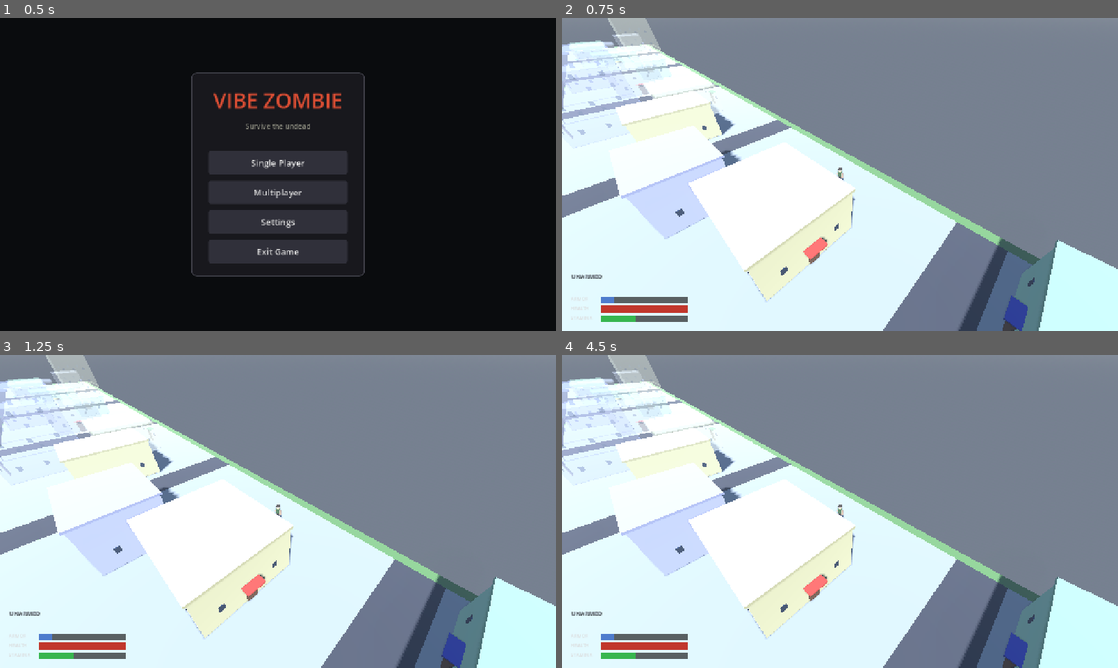
Above: before the commit, frames 1-4 (two rows, left to right).
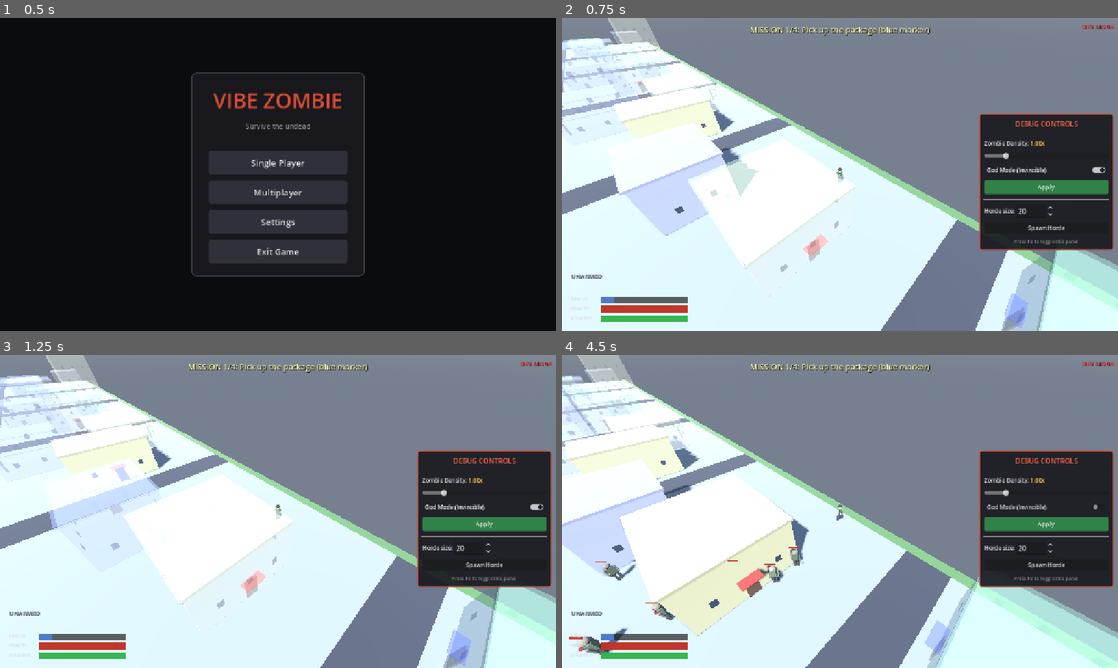
Above: after the commit, the same moments.

Repository: shaoqian2001/vibe-zombie
Game: Godot game, scene res://scenes/TitleMenu.tscn
Same seed, same stepped clock (60 frames per second), same inputs: the game is played once before the commit and once after it.
Inputs (mouse positions are in pixels of both pictures, inside the frame that each line leads up to):
- Up to frame 1 (0.5 s): no input
- Up to frame 2 (0.75 s): click "Single Player" at 0.5 s
- Up to frame 3 (1.25 s): no input
- Up to frame 4 (4.5 s): click (1045, 508) at 1.25 s, where only the run after the commit has a clickable "God Mode (Invincible)"; click (1045, 524) at 2 s, where only the run after the commit has a clickable "Apply"; click (1045, 564) at 2.75 s, where only the run after the commit has a clickable "Spawn Horde"; tap F (interact) at 3.5 s; move the mouse to (962, 495) at 3.52 s; hold D (move_right) 3.53-4.28 s; hold F (interact) 3.53-4.28 s; move the mouse to (728, 527) at 4.27 s; hold S (move_backward) from 4.28 s (still down); click (728, 527) at 4.35 s

Frame 1 is identical in both runs. In frame 2, 23% of the frame differs, in the area x 0-100%, y 1-100%; in frame 3, 25%; in frame 4, 48%, in the area x 0-100%, y 0-100%.
Error before the commit: Parse Error: Constant "RECOIL_DECAY" has the same name as a previously declared constant. (res://scripts/player.gd:68)

Commit message:
fix: drop duplicate RECOIL_DECAY constant from merge
The character-weapon-item merge auto-merged origin's recoil block in
beside the one I added during conflict resolution, leaving two
identical const RECOIL_DECAY := 9.0 declarations and a parser error
("Constant has the same name as a previously declared constant").
Remove my duplicate; origin's block stays.

https://claude.ai/code/session_01EGc4ZyGV6QfgVP12fuCB9t

Diff:
--- a/scripts/player.gd
+++ b/scripts/player.gd
@@ -18,12 +18,6 @@
 var health: float = HEALTH_MAX
 var is_dead: bool = false
 var god_mode: bool = false
-
-# Recoil: backward XZ impulse pushed onto the player every trigger pull,
-# decayed exponentially in _physics_process so a single shot is barely a
-# rock and rapid fire (SMG) accumulates into a real shove.
-const RECOIL_DECAY := 9.0
-var _recoil_velocity: Vector3 = Vector3.ZERO
 
 signal died
 
